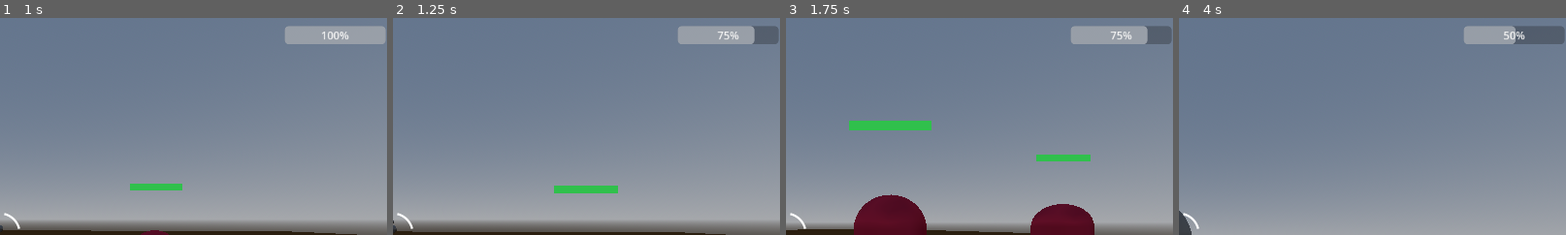
Above: before the commit, frames 1-4 (left to right).
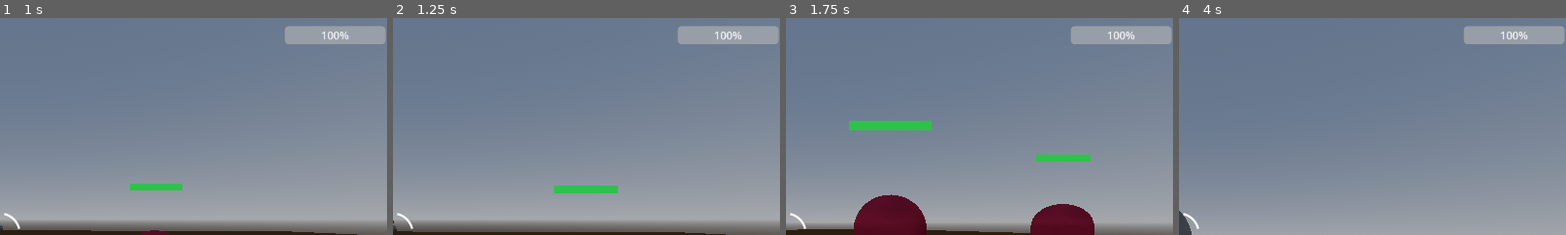
Above: after the commit, the same moments.

Repository: M4tt-/arena-fps
Game: Godot game, scene res://scenes/main/main.tscn
The game is run twice, just before and just after one commit, with the same random seed, the same clock (stepped at 60 frames per second) and the same inputs.
Inputs (mouse positions are % of the whole screen's width and height, from its top left):
- Up to frame 1 (1 s): tap Enter at 0.5 s; move the mouse to (49, 52) at 0.52 s; press the mouse at (49, 52) at 0.53 s; hold W (move_forward) from 0.53 s (still down); tap Space (jump) at 0.77 s
- Up to frame 2 (1.25 s): keep holding W (move_forward)
- Up to frame 3 (1.75 s): keep holding W (move_forward); move the mouse to (57, 51) at 1.27 s; release the mouse at (57, 51) at 1.28 s; right-click (57, 51) at 1.35 s; tap Space (jump) at 1.52 s
- Up to frame 4 (4 s): move the mouse to (42, 49) at 2.02 s; hold T (toggle_third_person) 2.03-2.78 s; move the mouse to (51, 50) at 2.77 s; release W (move_forward) at 2.78 s; hold A (move_left) 2.78-3.53 s; click (51, 50) at 2.85 s; tap Space (jump) at 3.02, 3.77 s; move the mouse to (46, 48) at 3.52 s; hold W (move_forward) from 3.53 s (still down); hold Right mouse button (jetpack) from 3.53 s (still down)
The pictures show only the part of the screen within x 50-100%, y 0-50%; the shares and areas given below are measured in that part.

Frame 1 is identical in both runs. In frame 2, 0.7% of the frame differs, in the area x 83-100%, y 3-13%; in frame 3, 0.7%; in frame 4, 1.1%.

Commit message:
Fixed recursion on _find_health() to ensure only direct children of collider can have health decremented

Diff:
--- a/scripts/actors/health.gd
+++ b/scripts/actors/health.gd
@@ -2,6 +2,7 @@
 class_name Health
 
 signal changed(current: float, max: float)
+signal died
 
 @export var max_health: float = 100.0
 @export var current_health: float = 100.0
@@ -15,11 +16,14 @@
 	changed.emit(current_health, max_health)
 
 func apply_damage(amount: float) -> void:
+	print("DAMAGE: ", owner, " (Health node: ", get_path(), ") amount=", amount)
 	if amount <= 0.0:
 		return
 	current_health = max(0.0, current_health - amount)
 	_update_bar()
 	changed.emit(current_health, max_health)
+	if current_health <= 0.0:
+		died.emit()
 
 func heal(amount: float) -> void:
 	if amount <= 0.0:
--- a/scripts/actors/projectiles/projectile.gd
+++ b/scripts/actors/projectiles/projectile.gd
@@ -10,19 +10,24 @@
 
 @export var damage: float = 25.0
 
+var shooter: Node = null
+
 func _find_health(collider: Node) -> Health:
 	# Check the body and walk up parents (colliders are often children)
 	# The key is the collider has a child Node named "Health".
 	# Health should have a script that implements "apply_damage()"
 	var p: Node = collider
 	while p:
-		var h := p.find_child("Health", true, false) as Health
-		if h:
-			return h
+		# Only inspect DIRECT children at each level (no recursive search)
+		# Assumes Health node is direct child of actor.
+		for child in p.get_children():
+			if child is Health:
+				return child
 		p = p.get_parent()
 	return null
 
-func initialize(origin: Vector3, direction: Vector3, shooter_velocity: Vector3) -> void:
+func initialize(origin: Vector3, direction: Vector3, shooter_velocity: Vector3, shooter_node: Node) -> void:
+	shooter = shooter_node
 	if data == null:
 		push_error("Projectile has no ProjectileData.")
 		return
@@ -64,6 +69,11 @@
 		var collider := collision.get_collider()
 		print("HIT: ", collider, " at ", collision.get_position(), " normal ", collision.get_normal())
 
+		# Don't deal damage
+		if collider == shooter or (shooter and shooter.is_ancestor_of(collider)):
+			queue_free()
+			return
+
 		# Deal Damage
 		var health := _find_health(collider)
 		if health:
--- a/scripts/actors/projectiles/shooter.gd
+++ b/scripts/actors/projectiles/shooter.gd
@@ -49,4 +49,4 @@
 	# Add to world (not player)
 	get_tree().current_scene.add_child(proj)
 
-	proj.initialize(origin, forward, player.velocity * inherit_factor)
+	proj.initialize(origin, forward, player.velocity * inherit_factor, player)
